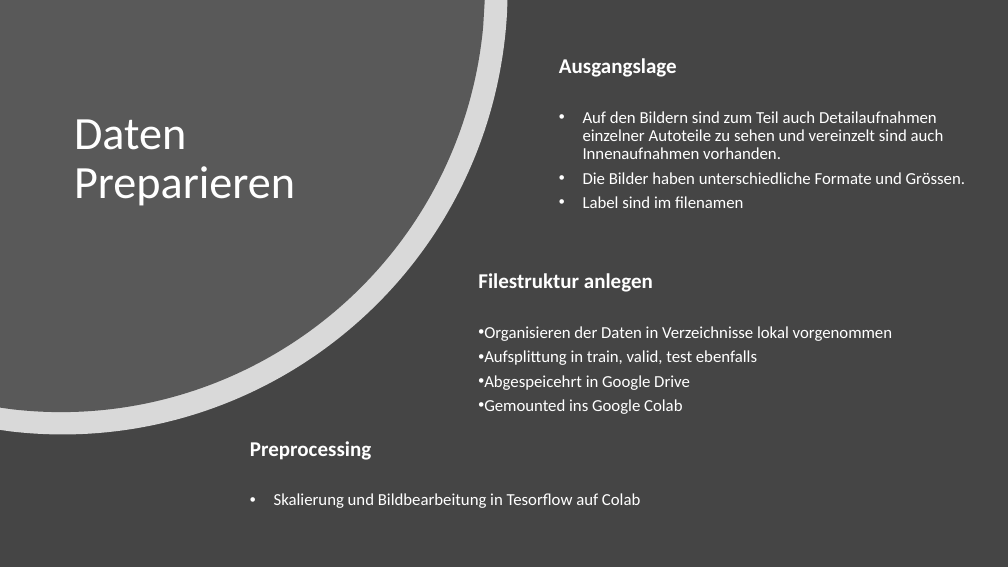
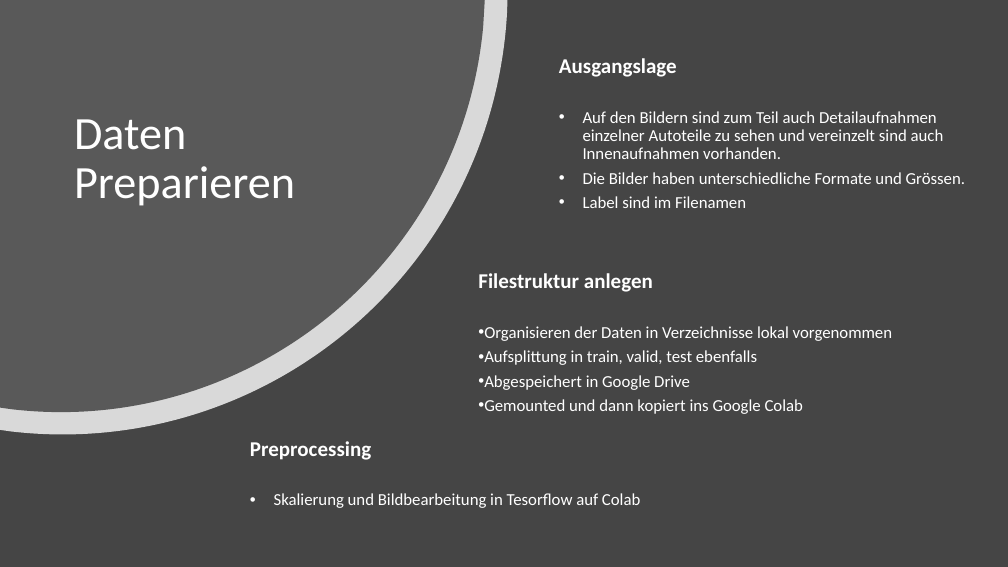
Before and after one commit to alexweltgeist/automarken_cnn, a slide deck: slide 4 of Automarken_CuponeFurrer.pptx. Drawn at 1008x567 pixels with LibreOffice and Linux fonts; fonts in the diff are those of the drawing. Boxes give left, top, right and bottom in pixels: in the first picture for what was removed or moved away, otherwise in the second. Text is boxed around its words. In the diff, an @@ line names an element or a change of style, - is before the commit and + after.

```diff
--- a/Automarken_CuponeFurrer.pptx
+++ b/Automarken_CuponeFurrer.pptx
@@ text at (583, 196, 746, 208): text changed @@
-• Label sind im filenamen
+• Label sind im Filenamen
@@ text at (484, 375, 803, 414): text changed @@
-• Abgespeicehrt in Google Drive
-• Gemounted ins Google Colab
+• Abgespeichert in Google Drive
+• Gemounted und dann kopiert ins Google Colab
```
Also in this commit, not shown: 4 other slides changed.
